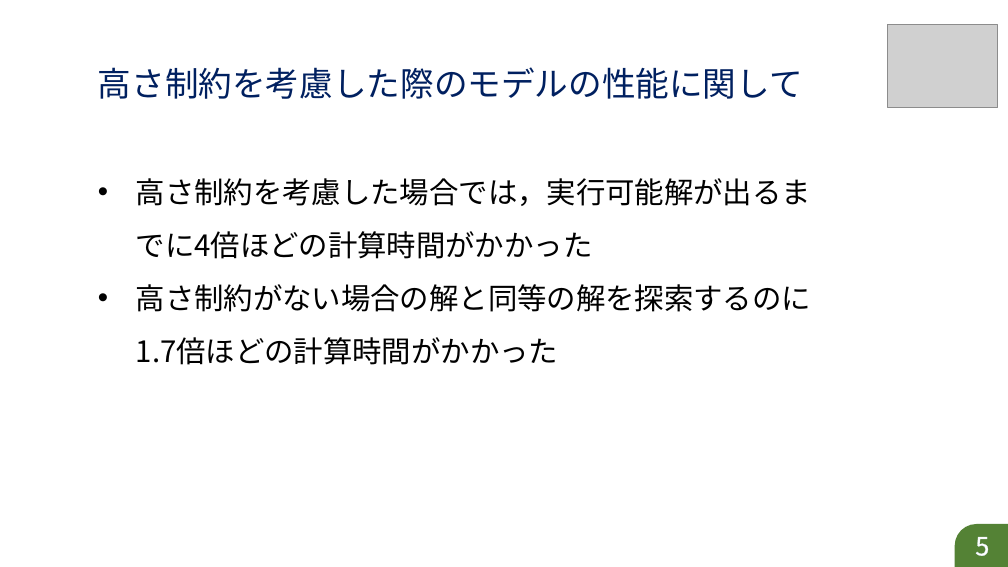
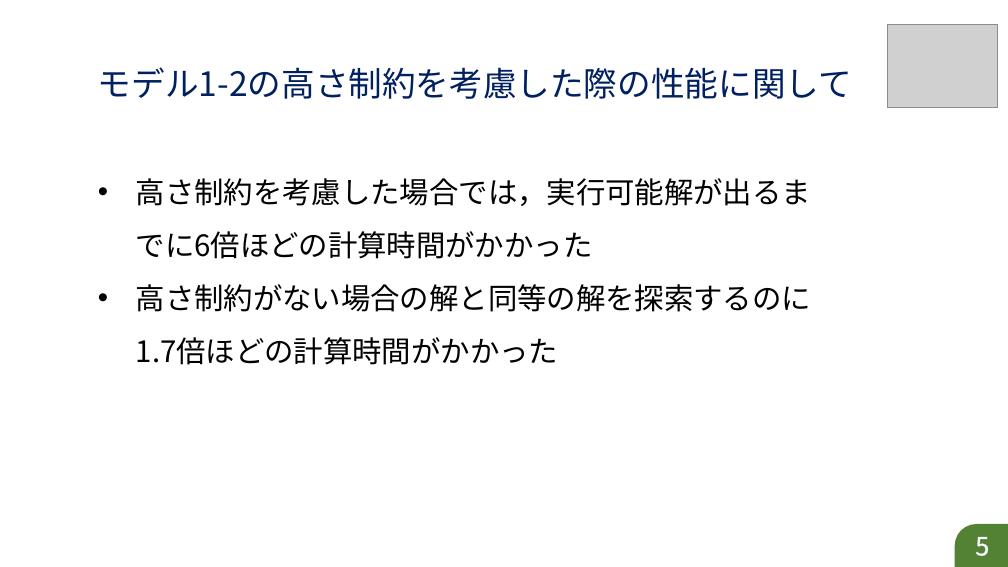
Before and after one commit to r-kurosu/kline_new, a slide deck: slide 5 of 高さ制約に関する比較.pptx. Drawn at 1008x567 pixels with LibreOffice and Linux fonts; fonts in the diff are those of the drawing; grey boxes stand for pictures. Boxes give left, top, right and bottom in pixels: in the first picture for what was removed or moved away, otherwise in the second. Text is boxed around its words. In the diff, an @@ line names an element or a change of style, - is before the commit and + after.

Commit message:
パワポにモデル2の計算時間の結果を載せた

```diff
--- a/高さ制約に関する比較.pptx
+++ b/高さ制約に関する比較.pptx
@@ text at (98, 67, 852, 99): text changed @@
-高さ制約を考慮した際のモデルの性能に関して
+モデル1-2の高さ制約を考慮した際の性能に関して
@@ text at (136, 178, 811, 259): text changed @@
-• 高さ制約を考慮した場合では，実行可能解が出るまでに4倍ほどの計算時間がかかった
+• 高さ制約を考慮した場合では，実行可能解が出るまでに6倍ほどの計算時間がかかった
```
Also in this commit, not shown: 2 other slides changed, 3 slides added.
